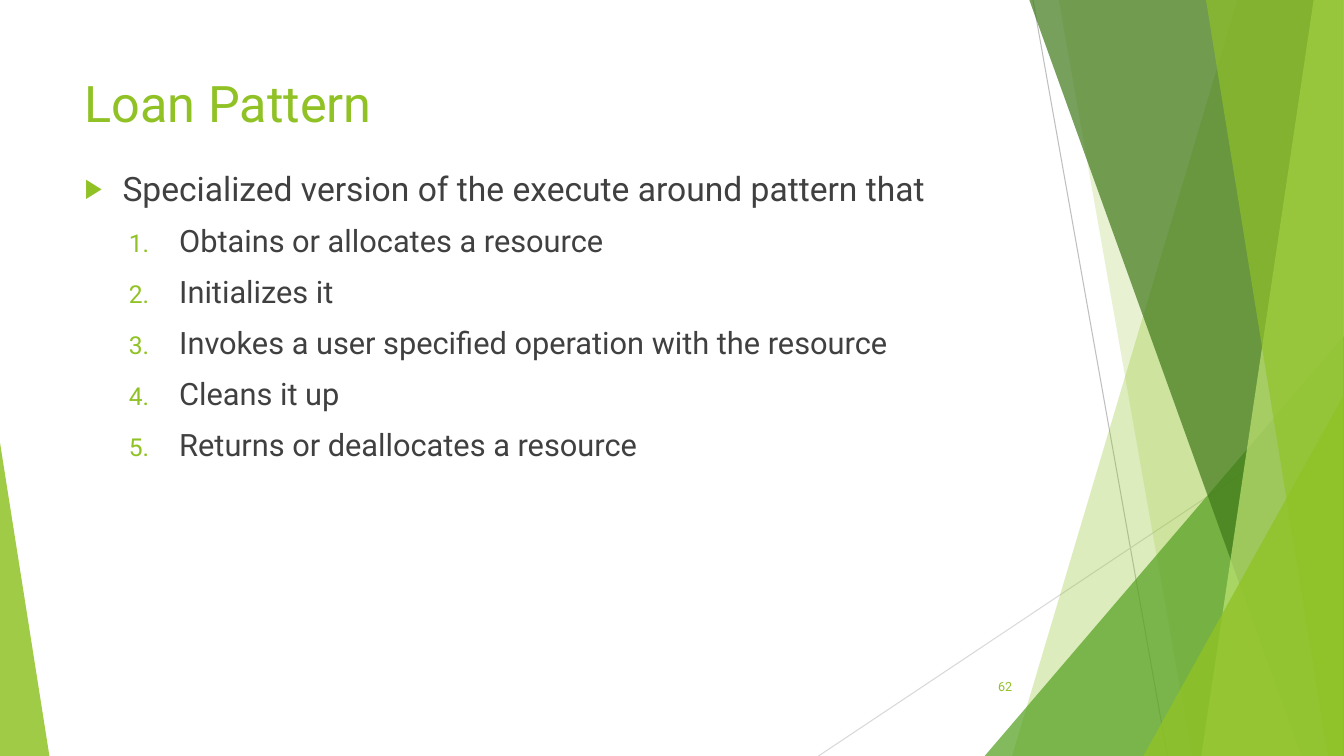
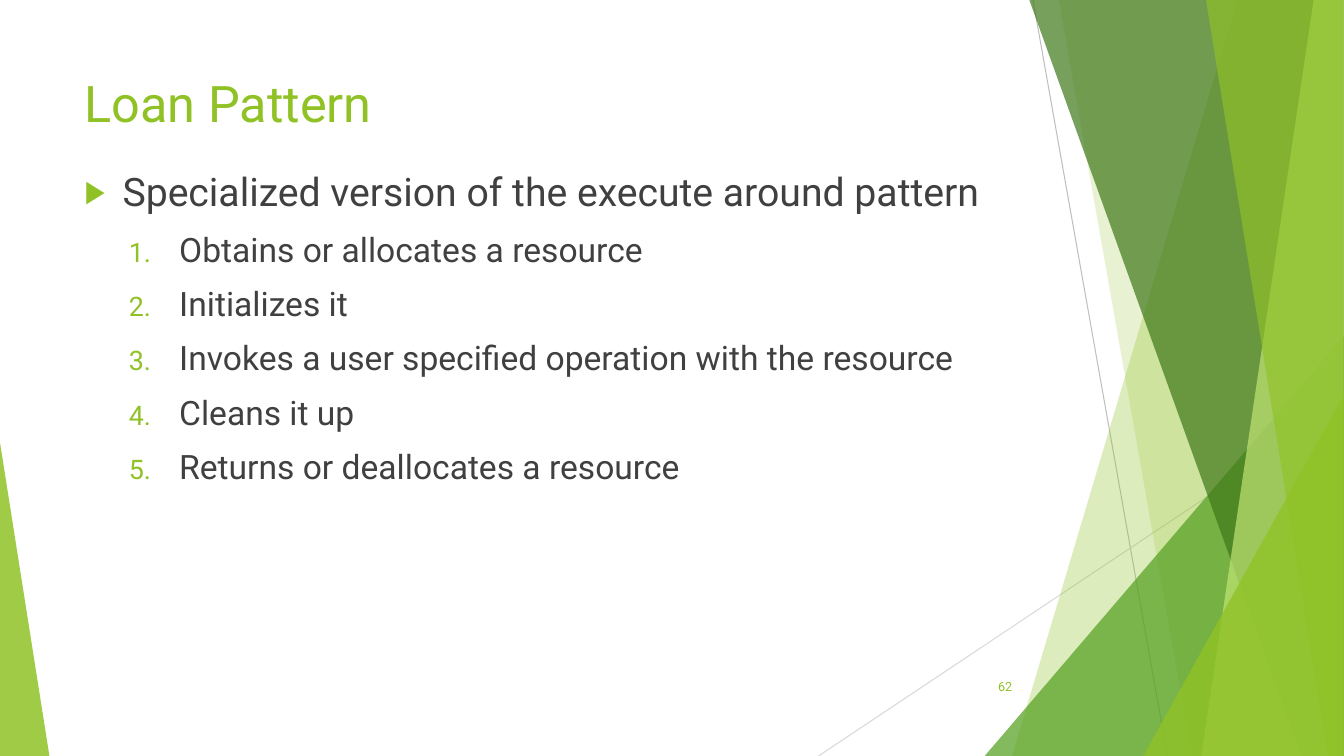
Before and after one commit to RichardRoda/2017-CodePaLOUsa-Lambda, a slide deck: slide 62 of Learning to Love the Lambda in the Stream.pptx. Drawn at 1344x756 pixels with LibreOffice and Linux fonts; fonts in the diff are those of the drawing. Boxes give left, top, right and bottom in pixels: in the first picture for what was removed or moved away, otherwise in the second. Text is boxed around its words. In the diff, an @@ line names an element or a change of style, - is before the commit and + after.

```diff
--- a/Learning to Love the Lambda in the Stream.pptx
+++ b/Learning to Love the Lambda in the Stream.pptx
@@ text at <box>123,176,979,214</box>: text changed; size 24 to 28 pt @@
-▶ Specialized version of the execute around pattern that
+▶ Specialized version of the execute around pattern
@@ text at <box>179,237,953,480</box>: size 22 to 24 pt in "Obtains or allocates a resource", "Initializes it", "Invokes a user specified operation with the ...", "Cleans it up" and 1 more places @@
```
Also in this commit, not shown: 11 other slides changed, 1 other file.
